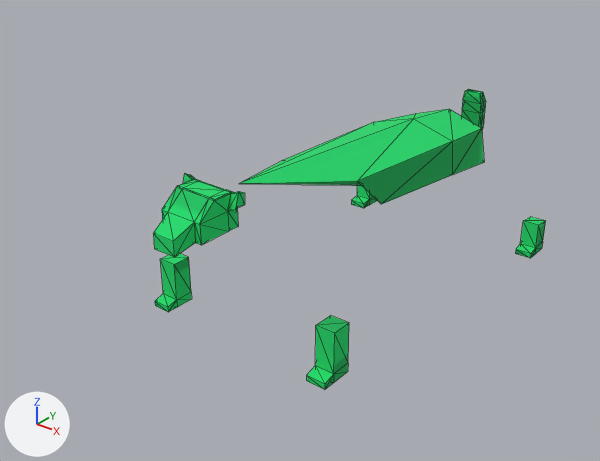
A saved change to the glTF model models/creatures/badger/model.gltf.
Camera for both pictures: a 50 mm lens placed at (0.847, -1.267, 0.858), pointed at (-0.015, -0.189, 0.189). The lights are fixed; the arrows at lower left show +X, +Y and +Z. The older version comes first. Mesh edges are drawn as thin lines. Vertices at exactly the same position are counted once.

Objects in the first picture: 'badger'.
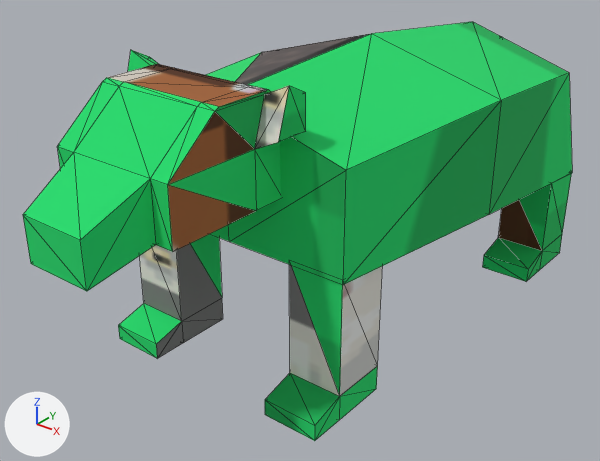
Boxes [x1, y1, x2, y2] around the edits, measured in the pictures (600 x 461 px; the box of a moved part takes in the faces that stretch with it):
'badger', reshaped (40% wider, 39% taller)
    before: [153, 89, 546, 390]
    after: [23, 22, 572, 441]
part 1 of me_badger, moved or reshaped (not visible afterwards)
    before: [461, 89, 486, 129]
part 2 of me_badger, moved or reshaped
    before: [153, 173, 245, 257]
    after: [23, 50, 306, 291]
part 3 of me_badger, moved or reshaped (not visible afterwards)
    before: [351, 185, 377, 208]
part 4 of me_badger, moved or reshaped
    before: [515, 217, 546, 258]
    after: [482, 173, 572, 282]
part 5 of me_badger, moved or reshaped
    before: [306, 315, 349, 390]
    after: [265, 265, 382, 441]
part 6 of me_badger, moved or reshaped
    before: [155, 254, 192, 312]
    after: [118, 234, 223, 358]
part 7 of me_badger, added (green)
    after: [206, 22, 572, 285]
part 8 of me_badger, deleted (green)
    before: [239, 109, 484, 204]

The change, as a diff of the scene's bpy script:
```diff
--- a/models/creatures/badger/model.gltf.py
+++ b/models/creatures/badger/model.gltf.py
@@ img_tail_png @@
+img_tail_png = load_image('tail.png', '../fox/textures/tail.png', 64, 64, 'sRGB')
@@ img_face_png @@
+img_face_png = load_image('face.png', '../chicken/textures/face.png', 64, 64, 'sRGB')
@@ img_leg_png @@
+img_leg_png = load_image('leg.png', 'textures/leg.png', 64, 64, 'sRGB')
@@ mat_tail @@
+mat_tail = principled_material('tail')
+mat_tail.texture = img_tail_png
+mat_tail.roughness = 1.0
@@ mat_face @@
+mat_face = principled_material('face')
+mat_face.texture = img_face_png
+mat_face.roughness = 1.0
@@ mat_leg @@
+mat_leg = principled_material('leg')
+mat_leg.texture = img_leg_png
+mat_leg.roughness = 1.0
@@ me_badger @@
 # used by ob_badger; location = (0.0, 0.0, 0.0)
-me_badger.from_pydata(...)  # 168 vertices, 308 faces; spans x -0.24..0.235, y -0.536..0.451, z 0.01..0.369
+me_badger.from_pydata(...)  # 168 vertices, 308 faces; spans x -0.266..0.266, y -0.717..0.467, z 0.0..0.546
+# me_badger part 1: the loose piece of 30 vertices spanning x -0.024..0.021, y 0.425..0.451, z 0.187..0.313 is scaled about its middle by 2.78, then moved by (-0.001, -0.008, 0.019)
+# me_badger part 2: the loose piece of 56 vertices spanning x -0.054..0.061, y -0.536..-0.418, z 0.29..0.369 is scaled about its middle by 2.78, then moved by (-0.009, -0.075, 0.106)
+# me_badger part 3: the loose piece of 16 vertices spanning x -0.24..-0.202, y 0.297..0.361, z 0.01..0.085 is scaled about its middle by 2.7, then moved by (0.006, -0.024, 0.054)
+# me_badger part 4: the loose piece of 16 vertices spanning x 0.2..0.235, y 0.3..0.36, z 0.013..0.085 is scaled about its middle by 2.85, then moved by (-0.004, -0.024, 0.053)
+# me_badger part 5: the loose piece of 16 vertices spanning x 0.16..0.197, y -0.39..-0.328, z 0.046..0.141 is scaled about its middle by 2.72, then moved by (-0.003, -0.01, 0.035)
+# me_badger part 6: the loose piece of 16 vertices spanning x -0.203..-0.167, y -0.389..-0.329, z 0.051..0.142 is scaled about its middle by 2.84, then moved by (0.003, -0.011, 0.032)
+# me_badger part 7: a new loose piece of 18 vertices spanning x -0.266..0.266, y -0.392..0.392, z 0.192..0.52
+# me_badger part 8: the loose piece of 18 vertices spanning x -0.096..0.096, y -0.37..0.317, z 0.197..0.347 is deleted
 me_badger.materials.append(mat_body)
+me_badger.materials.append(mat_face)  # picture img_face_png
+me_badger.materials.append(mat_leg)  # picture img_leg_png
+me_badger.materials.append(mat_tail)  # picture img_tail_png
```
